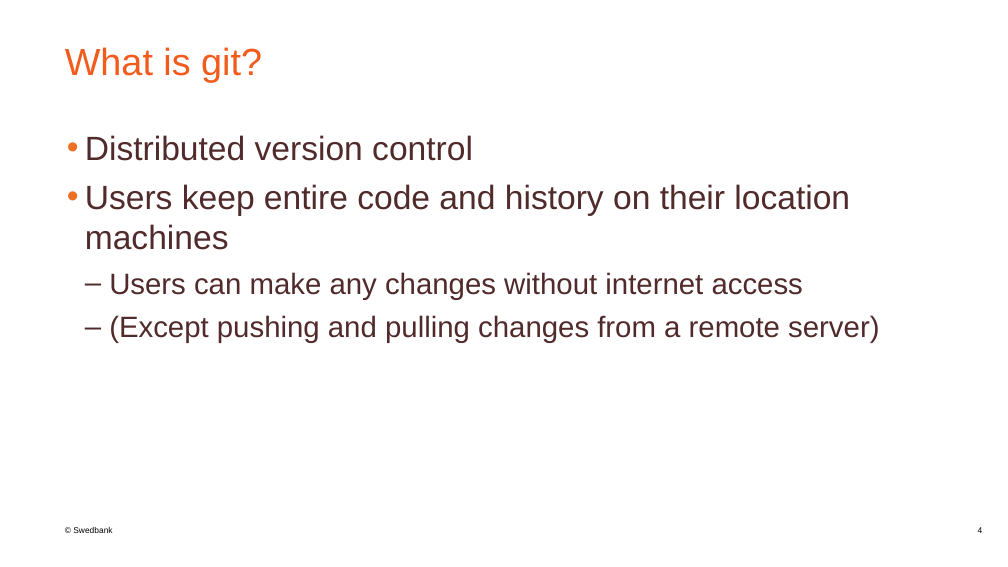
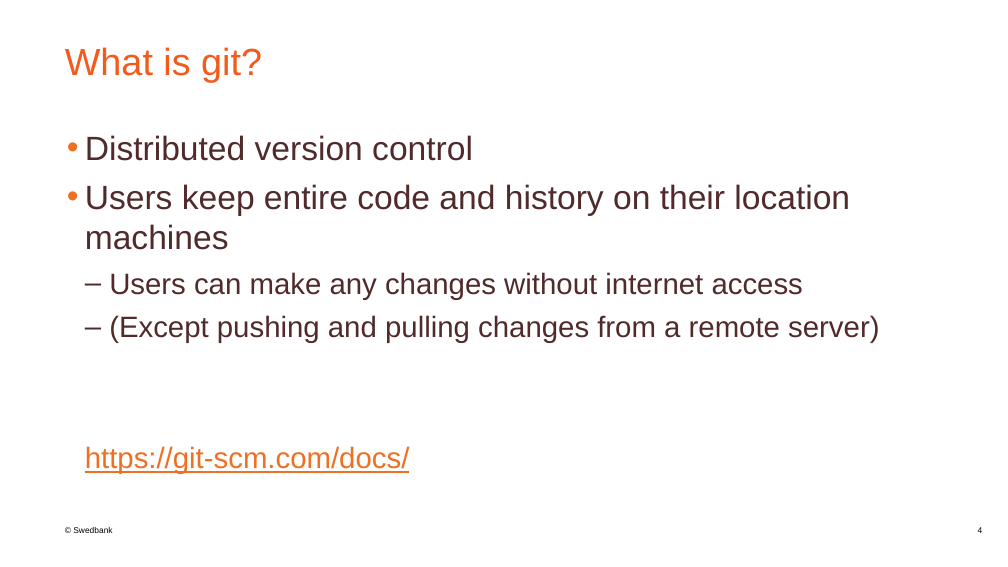
Before and after one commit to JurgisSi/git-slides, a slide deck: slide 4 of GIT.pptx. Drawn at 1008x567 pixels with LibreOffice and Linux fonts; fonts in the diff are those of the drawing; background and template pictures are left out. Boxes give left, top, right and bottom in pixels: in the first picture for what was removed or moved away, otherwise in the second. Text is boxed around its words. In the diff, an @@ line names an element or a change of style, - is before the commit and + after.

```diff
--- a/GIT.pptx
+++ b/GIT.pptx
@@ text at [85,446,410,474]: paragraph added @@
+  https://git-scm.com/docs/
```
Also in this commit, not shown: 5 other slides changed, 2 slides added, 1 other file.
